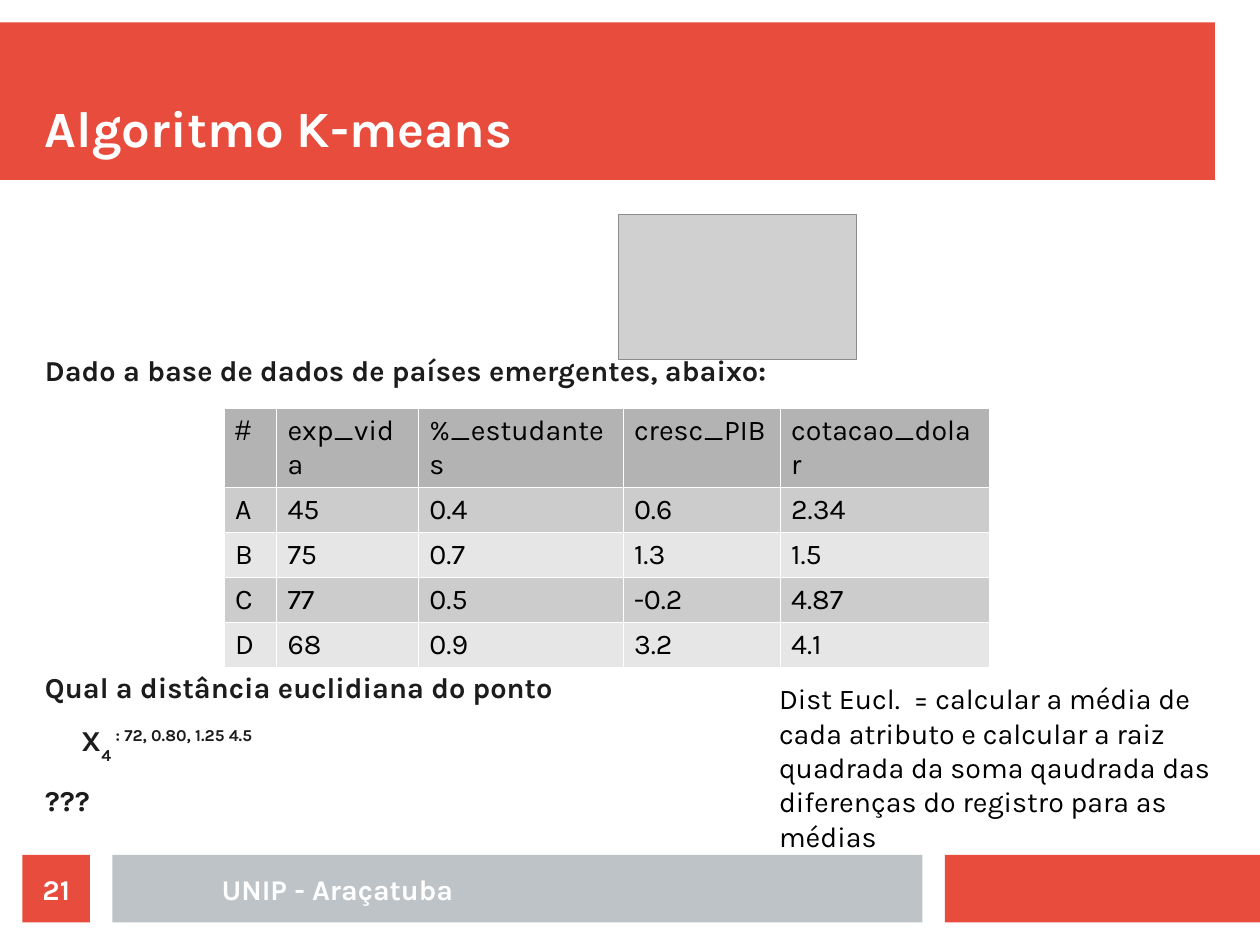
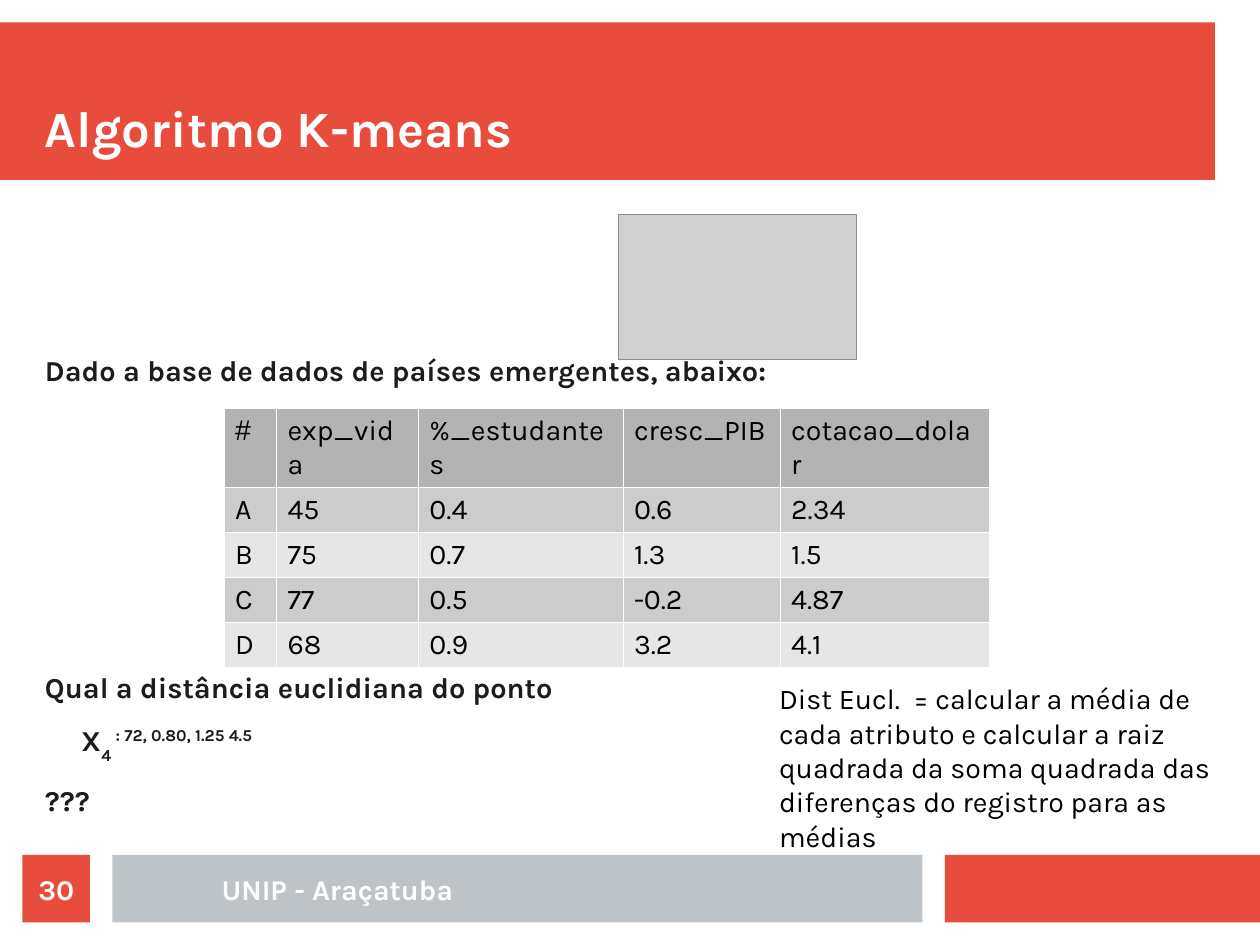
Before and after one commit to rafaelstojoao/pos-unip, a slide deck: slide 30 of [2020][modulo][Machine_Learning]/[aula]02[Agrupamento].odp (slide 21 before the commit). Drawn at 1260x945 pixels with LibreOffice and Linux fonts; fonts in the diff are those of the drawing; grey boxes stand for pictures. Boxes give left, top, right and bottom in pixels: in the first picture for what was removed or moved away, otherwise in the second. Text is boxed around its words. In the diff, an @@ line names an element or a change of style, - is before the commit and + after.

```diff
--- a/[2020][modulo][Machine_Learning]/[aula]02[Agrupamento].odp
+++ b/[2020][modulo][Machine_Learning]/[aula]02[Agrupamento].odp
@@ text at (779,687,1210,848): text changed @@
-Dist Eucl. = calcular a média de cada atributo e calcular a raiz quadrada da soma qaudrada das diferenças do registro para as médias
+Dist Eucl. = calcular a média de cada atributo e calcular a raiz quadrada da soma quadrada das diferenças do registro para as médias
@@ page number at (38,881,74,901): text changed @@
-21
+30
```
Also in this commit, not shown: 11 other slides changed, 33 slides added, 24 slides removed, 1 other file.
